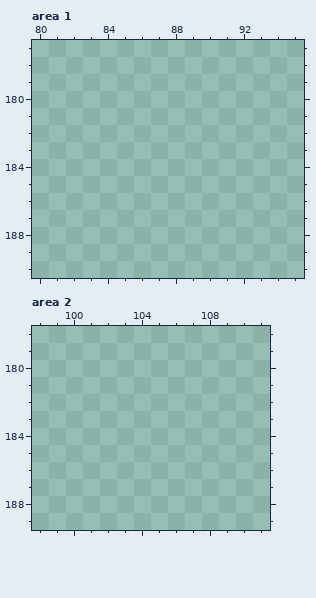
File history of a pixel-art file, content/sprites/squeakrunbranmomentyay.aseprite. Above: the version before the commit.
256x320 pixels, 1 frame. Colours within 5 levels of each other are drawn and written as one. Shown: area 1: x 80..95, y 177..190; area 2: x 98..111, y 178..189. The commit also changed other parts of the picture, which this record leaves out.
The same view after the edit:
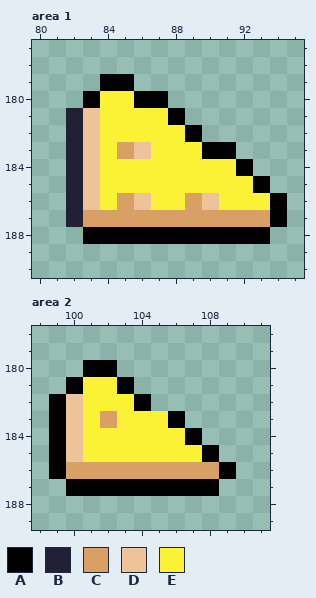
Palette (. is transparent): A #000000  B #222034  C #d9a066  D #eec39a  E #fbf236
The exact change:
Changed rows in their new state; - is an unchanged pixel.
Area 1:
first column x 82:
179 --AA---------
180 -AEEAA-------
181 BDEEEEA------
182 BDEEEEEA-----
183 BDECDEEEAA---
184 BDEEEEEEEEA--
185 BDEEEEEEEEEA-
186 BDECDEECDEEEA
187 BCCCCCCCCCCCA
188 -AAAAAAAAAAA-
Area 2:
first column x 99:
180 --AA-------
181 -AEEA------
182 ADEEEA-----
183 ADECEEEA---
184 ADEEEEEEA--
185 ADEEEEEEEA-
186 ACCCCCCCCCA
187 -AAAAAAAAA-
Pixel boxes of the changes (left, top, right, bottom) in both pictures:
added: (66, 74, 287, 244)
added: (49, 360, 236, 496)
